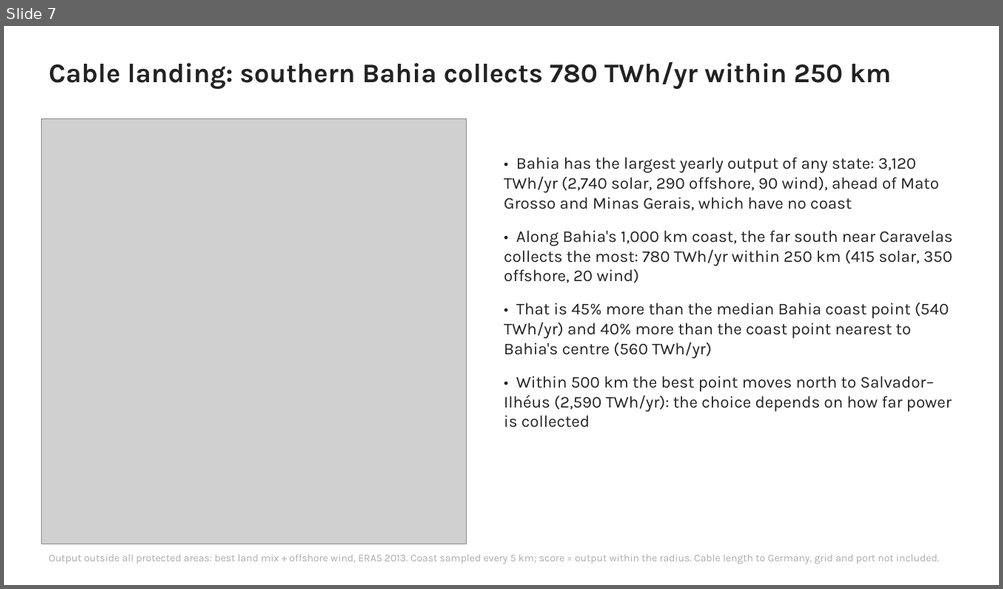
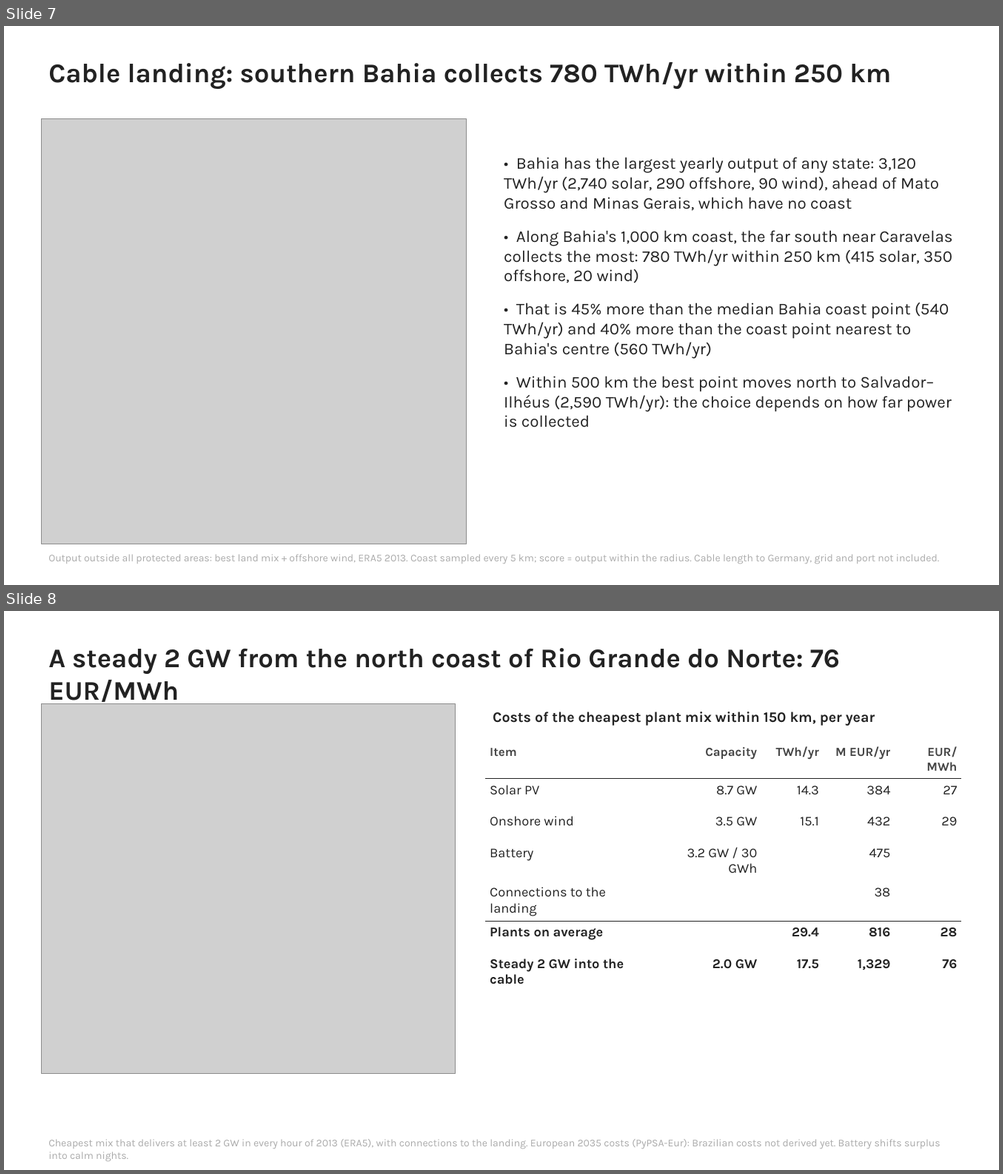
Before and after one commit to YAL-ESM/pypsa-eur-ki, a slide deck: workshop/slides/brazil_renewables.pptx. Shown one above the other, each under a label of ours: slide 7 before the commit, slides 7 and 8 after it. The pictures are 1003x589 and 1003x1174 pixels, drawn with LibreOffice and Linux fonts; fonts in the diff are those of the drawing; grey boxes stand for pictures. Boxes give left, top, right and bottom in pixels: in the first picture for what was removed or moved away, otherwise in the second. Text is boxed around its words. In the diff, an @@ line names an element or a change of style, - is before the commit and + after.

Commit message:
feat(brazil): slide 8 with map and cost table of the RN cable landing
- landing_slide.py: map of the landing and its 150 km catchment (no single plant cells) and cost table
- slides.py: --table puts a CSV table next to the figure

```diff
--- a/workshop/slides/brazil_renewables.pptx
+++ b/workshop/slides/brazil_renewables.pptx
@@ slide 8 added at [4, 611, 999, 1170], background #FFFFFF @@
@@ text added at [48, 648, 839, 706], 26 pt, text #222222, bold @@
+A steady 2 GW from the north coast of Rio Grande do Norte: 76 EUR/MWh
@@ picture added at [41, 704, 455, 1074] @@
@@ text added at [492, 712, 874, 726], 14 pt, text #222222, bold @@
+Costs of the cheapest plant mix within 150 km, per year
@@ table added at [485, 741, 962, 988], 7 rows, 5 columns @@
+Item | Capacity | TWh/yr | M EUR/yr | EUR/MWh
+Solar PV | 8.7 GW | 14.3 | 384 | 27
+Onshore wind | 3.5 GW | 15.1 | 432 | 29
+Battery | 3.2 GW / 30 GWh |  | 475 | 
+Connections to the landing |  |  | 38 | 
+Plants on average |  | 29.4 | 816 | 28
+Steady 2 GW into the cable | 2.0 GW | 17.5 | 1,329 | 76
@@ text added at [48, 1139, 940, 1162], 10 pt, text #AAAAAA @@
+Cheapest mix that delivers at least 2 GW in every hour of 2013 (ERA5), with connections to the landing. European 2035 costs (PyPSA-Eur): Brazilian costs not derived yet. Battery shifts surplus into calm nights.
```
Also in this commit, not shown: 2 other files.
